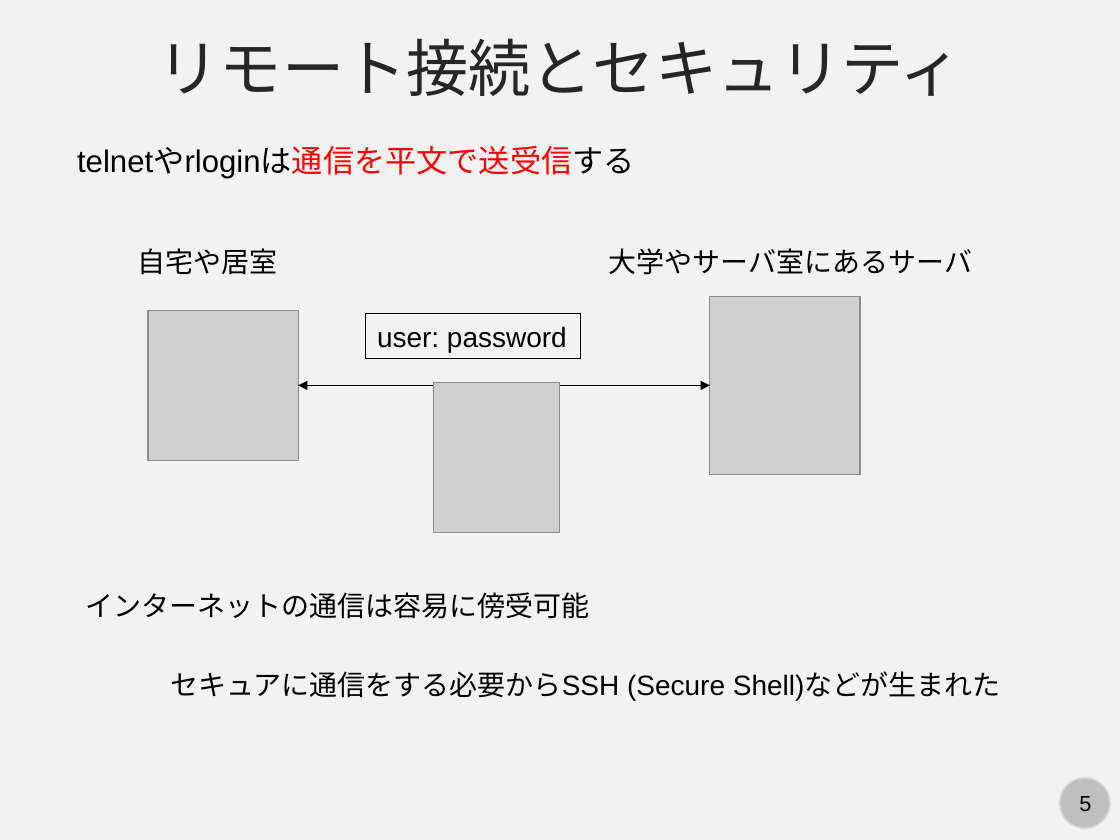
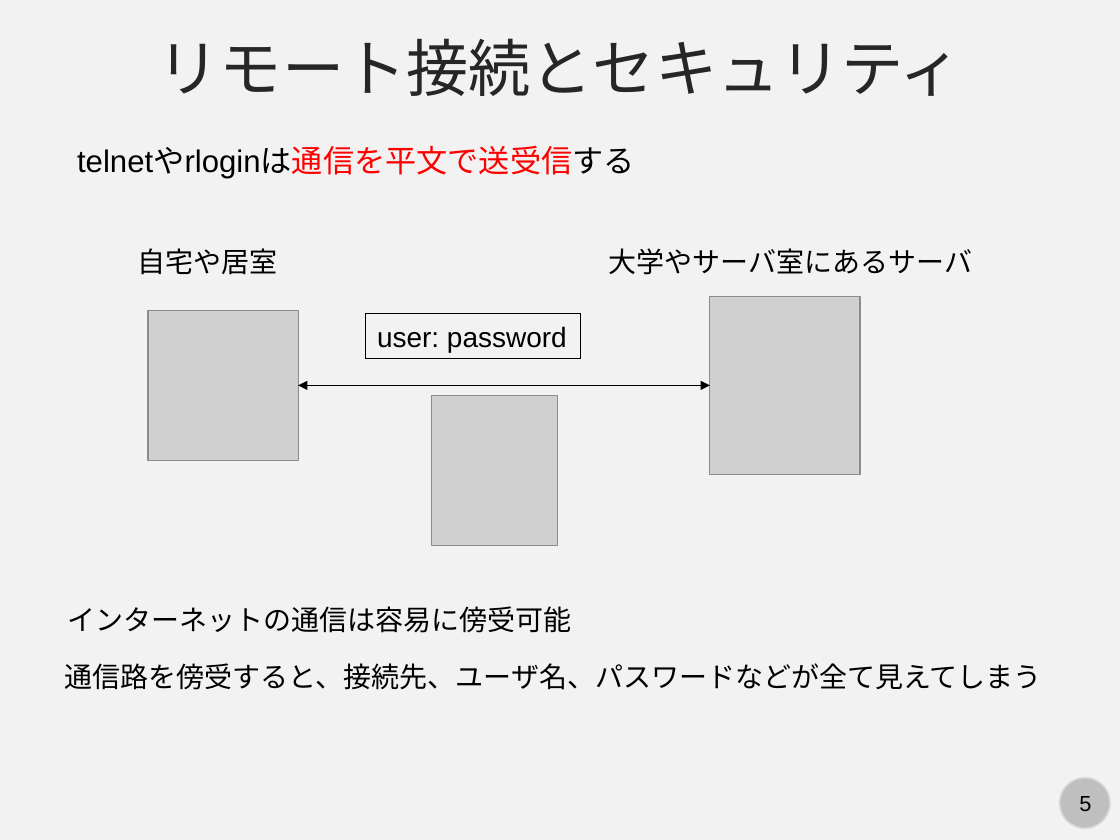
Before and after one commit to kaityo256/lab_startup, a slide deck: slide 5 of ssh/ssh.pptx. Drawn at 1120x840 pixels with LibreOffice and Linux fonts; fonts in the diff are those of the drawing; grey boxes stand for pictures. Boxes give left, top, right and bottom in pixels: in the first picture for what was removed or moved away, otherwise in the second. Text is boxed around its words. In the diff, an @@ line names an element or a change of style, - is before the commit and + after.

```diff
--- a/ssh/ssh.pptx
+++ b/ssh/ssh.pptx
@@ picture: place and size @@
-picture at bbox=[433, 382, 560, 532]
+picture at bbox=[431, 395, 558, 545]
@@ text "インターネットの通信は容易に傍受可能": place and size @@
-text "インターネットの通信は容易に傍受可能" at bbox=[86, 592, 590, 619]
+text "インターネットの通信は容易に傍受可能" at bbox=[67, 606, 571, 633]
@@ text at bbox=[65, 663, 1042, 690]: text changed @@
-セキュアに通信をする必要からSSH (Secure Shell)などが生まれた
+通信路を傍受すると、接続先、ユーザ名、パスワードなどが全て見えてしまう
```
Also in this commit, not shown: 2 slides added, 7 slides removed.
